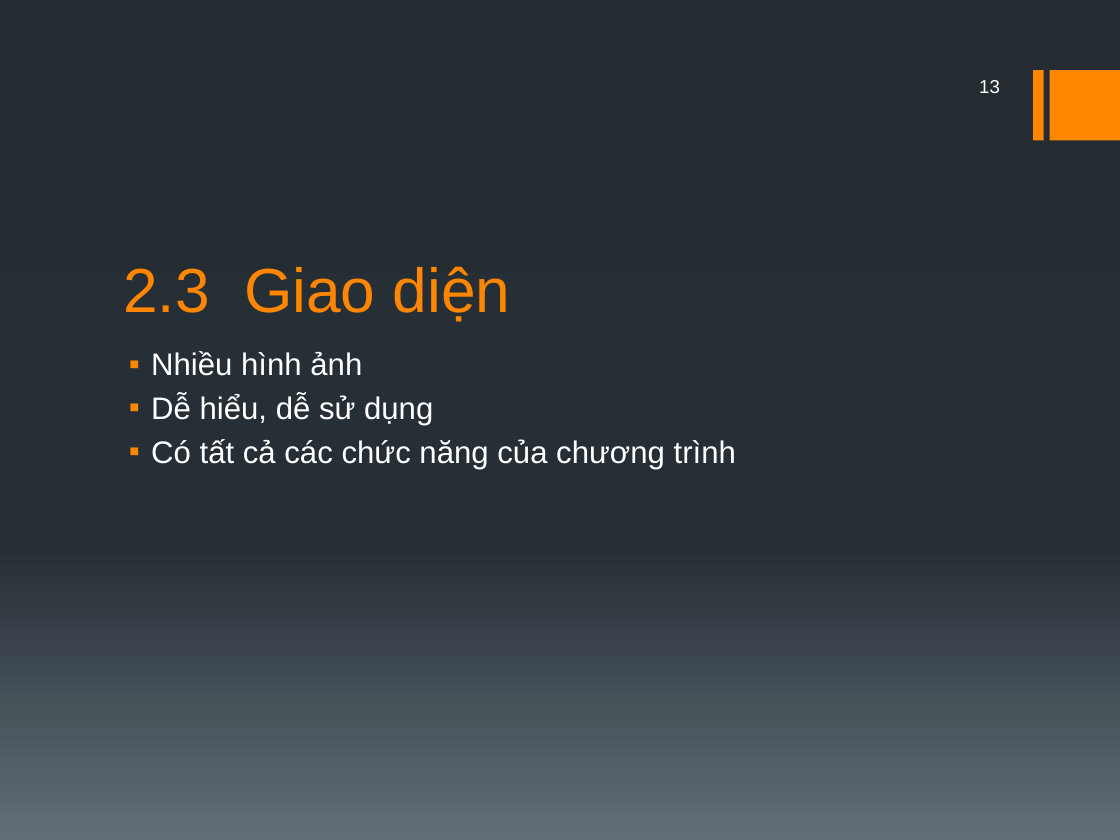
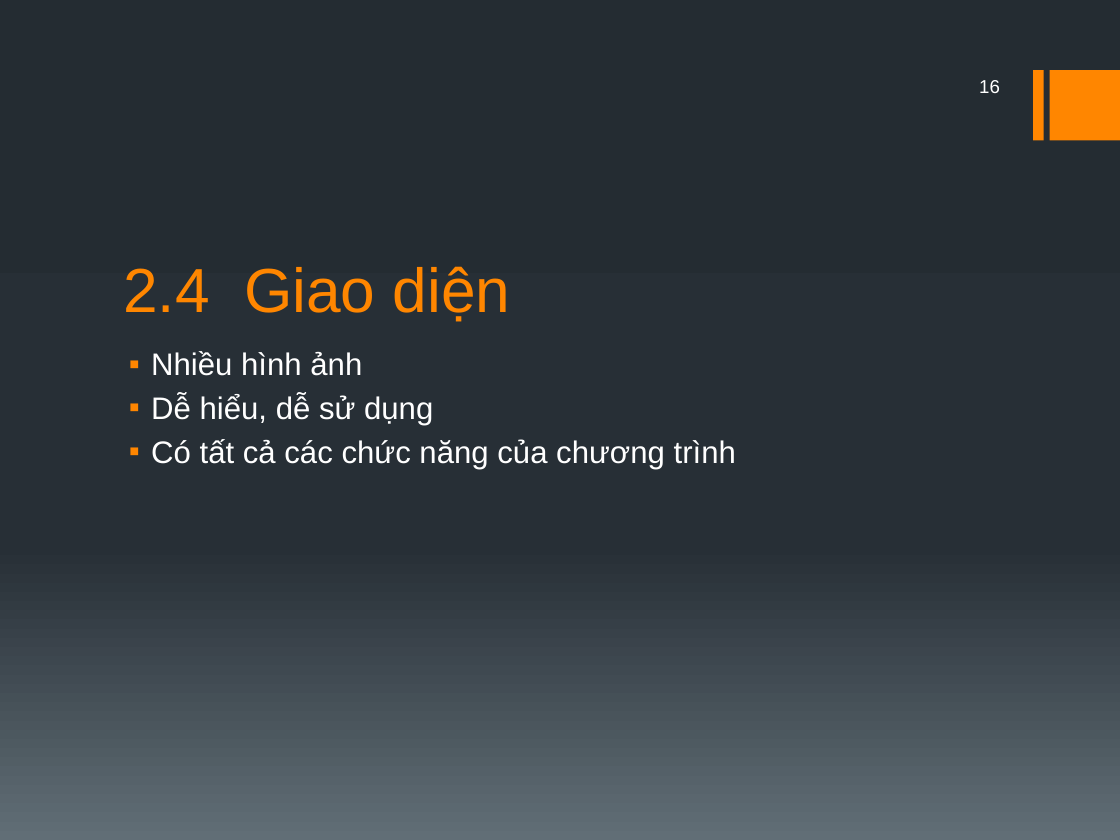
Before and after one commit to Hachiko001/CuaHang-NhaKho, a slide deck: slide 16 of Báo cáo/Báo cáo.pptx (slide 13 before the commit). Drawn at 1120x840 pixels with LibreOffice and Linux fonts; fonts in the diff are those of the drawing. Boxes give left, top, right and bottom in pixels: in the first picture for what was removed or moved away, otherwise in the second. Text is boxed around its words. In the diff, an @@ line names an element or a change of style, - is before the commit and + after.

```diff
--- a/Báo cáo/Báo cáo.pptx
+++ b/Báo cáo/Báo cáo.pptx
@@ page number at [979,80,1000,93]: text changed @@
-13
+16
@@ title at [123,266,511,322]: text changed @@
-2.3 Giao diện
+2.4 Giao diện
```
Also in this commit, not shown: 5 other slides changed, 8 slides added, 3 slides removed, 17 other files.
